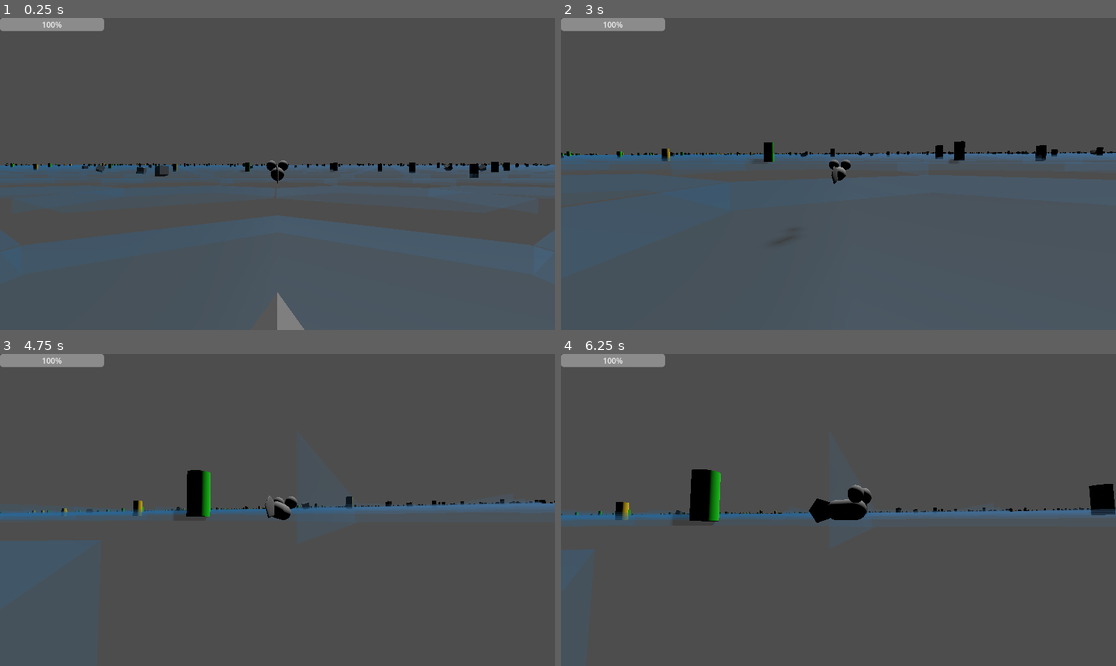
Above: before the commit, frames 1-4 (two rows, left to right).
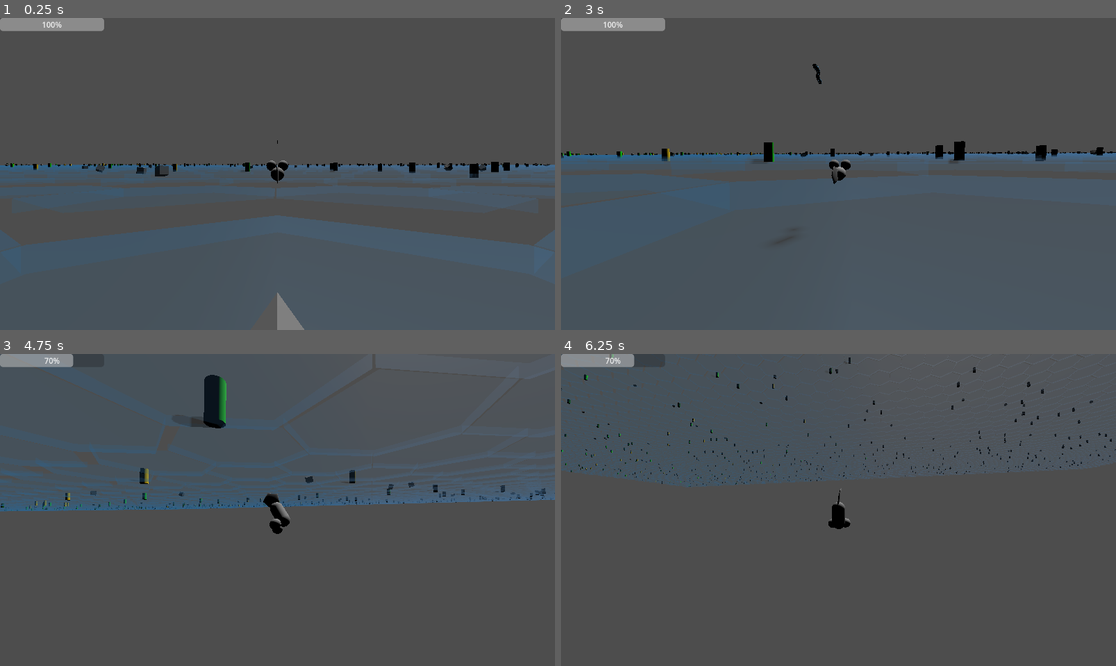
Above: after the commit, the same moments.

Repository: ruapotato/symbiotic-seas
Game: Godot game, scene res://world.tscn
Same seed, same stepped clock (60 frames per second), same inputs: the game is played once before the commit and once after it.
Inputs (mouse positions are in pixels of both pictures, inside the frame that each line leads up to):
- Up to frame 1 (0.25 s): no input
- Up to frame 2 (3 s): tap Enter at 0.5 s; move the mouse to (866, 174) at 0.52 s; hold Mouse wheel up (zoom_in) 0.53-1.28 s; hold W (forward) from 0.53 s (still down); move the mouse to (810, 174) at 1.27 s; tap Mouse wheel down (zoom_out) at 1.35, 2.85 s; move the mouse to (849, 167) at 2.02 s; hold Mouse wheel up (zoom_in) 2.03-2.78 s; move the mouse to (832, 180) at 2.77 s
- Up to frame 3 (4.75 s): keep holding W (forward); move the mouse to (316, 513) at 3.52 s; hold Mouse wheel up (zoom_in) 3.53-4.28 s; move the mouse to (233, 506) at 4.27 s; tap Mouse wheel down (zoom_out) at 4.35 s
- Up to frame 4 (6.25 s): move the mouse to (844, 510) at 5.02 s; hold Mouse wheel up (zoom_in) 5.03-5.78 s; move the mouse to (816, 503) at 5.77 s; release W (forward) at 5.78 s; hold D (right) from 5.78 s (still down); tap Mouse wheel down (zoom_out) at 5.85 s

The runs differ from the first frame. In frame 1, less than 0.1% of the frame differs, in the area x 49-51%, y 39-41%; in frame 2, less than 0.1%; in frame 3, 13%, in the area x 0-100%, y 0-82%; in frame 4, 7.1%.

Commit message:
Added eel

Diff:
--- /dev/null
+++ b/eel.gd
@@ -0,0 +1,243 @@
+extends Node3D
+
+@export var LEN = 1.5
+@export var SPEED = 3.0
+@export var TURN_SPEED = 1.5
+@export var BODY_SEGMENTS = 10
+@export var SEGMENT_LENGTH = LEN/BODY_SEGMENTS
+@export var BODY_THICKNESS = 0.1
+@export var FIN_HEIGHT = 0.3
+@export var LUNGE_DISTANCE = 2.0
+@export var LUNGE_FORCE = 15.0
+@export var LUNGE_COOLDOWN = 3.0
+@export var RETREAT_SPEED = 5.0
+@export var RETREAT_DURATION = 1.5
+@export var DAMAGE = 30
+@export var TRIGGER_RANGE = 15.0
+@export var JAW_OPEN_ANGLE = -70.0
+@export var JAW_CLOSE_ANGLE = 0
+@export var JAW_MOVE_SPEED = 200.0
+
+var player
+var target
+var can_lunge = true
+var retreat_timer = 0.0
+var time_passed = 0.0
+var body_segments = []
+var jaw_piv
+var current_jaw_angle = JAW_CLOSE_ANGLE
+var states = ["CHASING", "LUNGING", "RETREATING"]
+var current_state = 0  # 0 for CHASING
+var is_biting = false
+
+func _ready():
+	player = get_player()
+	generate_body()
+
+func get_player():
+	var root = get_tree().root
+	return root.find_child("Clownfish", true, false)
+
+func generate_body():
+	# Create head
+	var head = create_head()
+	add_child(head)
+	body_segments.append(head)
+
+	# Create body segments
+	for i in range(1, BODY_SEGMENTS):
+		var segment = create_body_segment()
+		segment.transform.origin.z = -i * SEGMENT_LENGTH
+		add_child(segment)
+		body_segments.append(segment)
+
+	# Add collision shape to the body
+	var collision_shape = CollisionShape3D.new()
+	var shape = CapsuleShape3D.new()
+	shape.radius = BODY_THICKNESS
+	shape.height = LEN
+	collision_shape.shape = shape
+	collision_shape.transform.origin.z = -LEN / 2
+	collision_shape.rotate_x(PI/2)
+	add_child(collision_shape)
+
+func create_head():
+	var head = Node3D.new()
+
+	# Main head shape
+	var main_shape = CSGSphere3D.new()
+	main_shape.radius = BODY_THICKNESS * 1.2
+	main_shape.material = create_material(Color(0.2, 0.6, 0.8))
+	head.add_child(main_shape)
+
+	# Eyes
+	var left_eye = CSGSphere3D.new()
+	left_eye.radius = BODY_THICKNESS * 0.2
+	left_eye.transform.origin = Vector3(BODY_THICKNESS * 0.8, BODY_THICKNESS * 0.5, -BODY_THICKNESS * 0.5)
+	left_eye.material = create_material(Color.WHITE)
+	head.add_child(left_eye)
+
+	var right_eye = CSGSphere3D.new()
+	right_eye.radius = BODY_THICKNESS * 0.2
+	right_eye.transform.origin = Vector3(-BODY_THICKNESS * 0.8, BODY_THICKNESS * 0.5, -BODY_THICKNESS * 0.5)
+	right_eye.material = create_material(Color.WHITE)
+	head.add_child(right_eye)
+
+	# Jaw
+	jaw_piv = Node3D.new()
+	var jaw = CSGBox3D.new()
+	jaw.size = Vector3(BODY_THICKNESS * 1.8, BODY_THICKNESS * 0.4, BODY_THICKNESS * 0.8)
+	jaw.transform.origin.y = -BODY_THICKNESS * 0.2
+	jaw.transform.origin.z = -BODY_THICKNESS * 0.4
+	jaw.material = create_material(Color(0.15, 0.45, 0.6))
+	jaw_piv.add_child(jaw)
+	jaw_piv.transform.origin.z = -BODY_THICKNESS * 0.8
+	jaw_piv.transform.origin.y = -.02
+	head.add_child(jaw_piv)
+
+	# Add bite zone
+	var bite_zone = Area3D.new()
+	var bite_shape = CollisionShape3D.new()
+	var box_shape = BoxShape3D.new()
+	box_shape.size = Vector3(BODY_THICKNESS * 2, BODY_THICKNESS * 0.6, BODY_THICKNESS * 1)
+	bite_shape.shape = box_shape
+	bite_shape.transform.origin.z = -BODY_THICKNESS * 0.4
+	bite_zone.add_child(bite_shape)
+	jaw_piv.add_child(bite_zone)
+
+	# Connect the bite zone signal
+	bite_zone.connect("body_entered", Callable(self, "_on_bite_zone_body_entered"))
+
+	head.transform.origin.z = -LEN
+	return head
+
+func create_body_segment():
+	var segment = Node3D.new()
+
+	# Main body
+	var body = CSGCylinder3D.new()
+	body.radius = BODY_THICKNESS
+	body.height = SEGMENT_LENGTH
+	body.material = create_material(Color(0.2, 0.6, 0.8))
+	segment.add_child(body)
+
+	# Central fin
+	var fin = CSGBox3D.new()
+	fin.size = Vector3(BODY_THICKNESS * 0.1, SEGMENT_LENGTH * 1.2, FIN_HEIGHT)
+	fin.material = create_material(Color(0.15, 0.45, 0.6))
+	segment.add_child(fin)
+
+	segment.rotate_x(PI/2)  # Rotate the segment to face forward
+	return segment
+
+func create_material(color):
+	var material = StandardMaterial3D.new()
+	material.albedo_color = color
+	return material
+
+func _physics_process(delta):
+	time_passed += delta
+
+	if target:
+		match states[current_state]:
+			"CHASING":
+				chase_target(delta)
+			"LUNGING":
+				pass  # Handled in lunge_at_target()
+			"RETREATING":
+				retreat(delta)
+
+		animate_body(delta)
+		animate_jaw(delta)
+	else:
+		find_target()
+
+func chase_target(delta):
+	var distance_to_target = global_position.distance_to(target.global_position)
+
+	if distance_to_target <= LUNGE_DISTANCE and can_lunge:
+		lunge_at_target()
+	else:
+		var direction_to_target = (target.global_position - global_position).normalized()
+		var current_forward = -global_transform.basis.z
+		var new_forward = current_forward.lerp(direction_to_target, TURN_SPEED * delta).normalized()
+
+		look_at(global_position + new_forward, Vector3.UP)
+		global_position += new_forward * SPEED * delta
+
+func lunge_at_target():
+	look_at(target.global_position)
+	var lunge_direction = (target.global_position - global_position).normalized()
+	global_position += lunge_direction * LUNGE_FORCE * get_physics_process_delta_time()
+	current_state = 1  # LUNGING
+	can_lunge = false
+	is_biting = true
+
+	get_tree().create_timer(LUNGE_COOLDOWN).connect("timeout", Callable(self, "_on_lunge_cooldown_timeout"))
+	get_tree().create_timer(0.5).connect("timeout", Callable(self, "_on_lunge_end"))
+
+func _on_lunge_cooldown_timeout():
+	can_lunge = true
+
+func _on_lunge_end():
+	current_state = 2  # RETREATING
+	retreat_timer = 0.0
+	is_biting = false
+
+func retreat(delta):
+	retreat_timer += delta
+
+	var retreat_direction = -global_transform.basis.z
+	global_position += retreat_direction * RETREAT_SPEED * delta
+
+	if retreat_timer >= RETREAT_DURATION:
+		current_state = 0  # Back to CHASING
+
+func animate_body(delta):
+	var wave_amplitude = 0.2
+	var wave_frequency = 2.0
+
+	for i in range(1, body_segments.size()):
+		var segment = body_segments[i]
+		var wave_factor = 1.0 - (float(i) / body_segments.size())  # Factor to increase wave near the head
+		var wave = sin(time_passed * wave_frequency + i * 0.5) * wave_amplitude * wave_factor
+		segment.transform.origin.x = wave
+
+		# Calculate the direction to the previous segment
+		var direction = (body_segments[i-1].global_position - segment.global_position).normalized()
+
+		# Create a basis with the y-axis aligned with the direction to the previous segment
+		var y_axis = direction
+		var x_axis = y_axis.cross(Vector3.UP).normalized()
+		var z_axis = x_axis.cross(y_axis).normalized()
+		var new_basis = Basis(x_axis, y_axis, z_axis)
+
+		# Apply the new orientation
+		segment.global_transform.basis = new_basis
+
+func animate_jaw(delta):
+	var target_angle = JAW_OPEN_ANGLE if is_biting else JAW_CLOSE_ANGLE
+	current_jaw_angle = move_toward(current_jaw_angle, target_angle, JAW_MOVE_SPEED * delta)
+	jaw_piv.rotation_degrees.x = current_jaw_angle
+
+func find_target():
+	if global_position.distance_to(player.global_position) < TRIGGER_RANGE:
+		target = player
+	else:
+		target = null
+		current_state = 0  # CHASING
+
+func _on_bite_zone_body_entered(body):
+	if body == player:
+		var bite_direction = (body.global_position - global_position).normalized()
+		var bite_force = 100.0  # Adjust this value to control the strength
+		var stagger_vector = bite_direction * bite_force
+
+		if body.has_method("set_stagger"):
+			body.set_stagger(stagger_vector)
+		elif "stagger" in body:
+			body.stagger = stagger_vector
+
+		body.life -= DAMAGE
+
+		print("Eel bit the player!")
--- /dev/null
+++ b/eel.tscn
@@ -0,0 +1,6 @@
+[gd_scene load_steps=2 format=3 uid="uid://t27j2lu64ghv"]
+
+[ext_resource type="Script" path="res://eel.gd" id="1_x0j24"]
+
+[node name="eel" type="Node3D"]
+script = ExtResource("1_x0j24")
--- /dev/null
+++ b/eel_segment.tscn
@@ -0,0 +1,9 @@
+[gd_scene load_steps=2 format=3 uid="uid://dxg4dfy3jysnu"]
+
+[sub_resource type="CylinderMesh" id="CylinderMesh_28awq"]
+top_radius = 0.1
+bottom_radius = 0.1
+height = 0.3
+
+[node name="eel_segment" type="MeshInstance3D"]
+mesh = SubResource("CylinderMesh_28awq")
--- a/world.tscn
+++ b/world.tscn
@@ -1,10 +1,11 @@
-[gd_scene load_steps=6 format=3 uid="uid://dvp318rgl6akt"]
+[gd_scene load_steps=7 format=3 uid="uid://dvp318rgl6akt"]
 
 [ext_resource type="PackedScene" uid="uid://dxkbslr3t4w4u" path="res://clownfish.tscn" id="1_c70f0"]
 [ext_resource type="PackedScene" uid="uid://cd5d1l3miyjim" path="res://anemone.tscn" id="2_8n04h"]
 [ext_resource type="PackedScene" uid="uid://dq2b7ns47jyq4" path="res://ocean.tscn" id="3_2qxpn"]
 [ext_resource type="PackedScene" uid="uid://d1suvhj0a4sfx" path="res://shark.tscn" id="4_f3nyf"]
 [ext_resource type="PackedScene" uid="uid://bttsbm31ot2h" path="res://hud.tscn" id="5_4s880"]
+[ext_resource type="PackedScene" uid="uid://t27j2lu64ghv" path="res://eel.tscn" id="6_ghufl"]
 
 [node name="world" type="Node3D"]
 
@@ -16,6 +17,9 @@
 [node name="Ocean" parent="." instance=ExtResource("3_2qxpn")]
 
 [node name="shark" parent="." instance=ExtResource("4_f3nyf")]
-transform = Transform3D(1, 0, 0, 0, 1, 0, 0, 0, 1, 0, 8, 14)
+transform = Transform3D(1, 0, 0, 0, 1, 0, 0, 0, 1, 0, 8, 37.5365)
 
 [node name="HUD" parent="." instance=ExtResource("5_4s880")]
+
+[node name="eel" parent="." instance=ExtResource("6_ghufl")]
+transform = Transform3D(1, 0, 0, 0, 1, 0, 0, 0, 1, 0, 6.79597, -33.6925)
